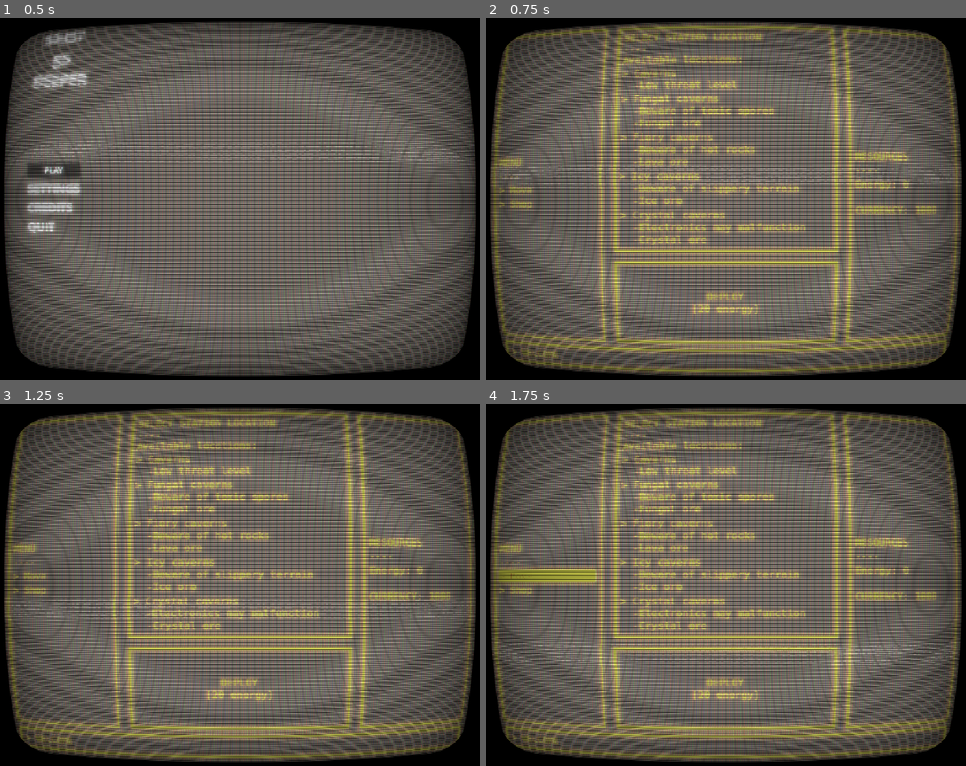
Above: before the commit, frames 1-4 (two rows, left to right).
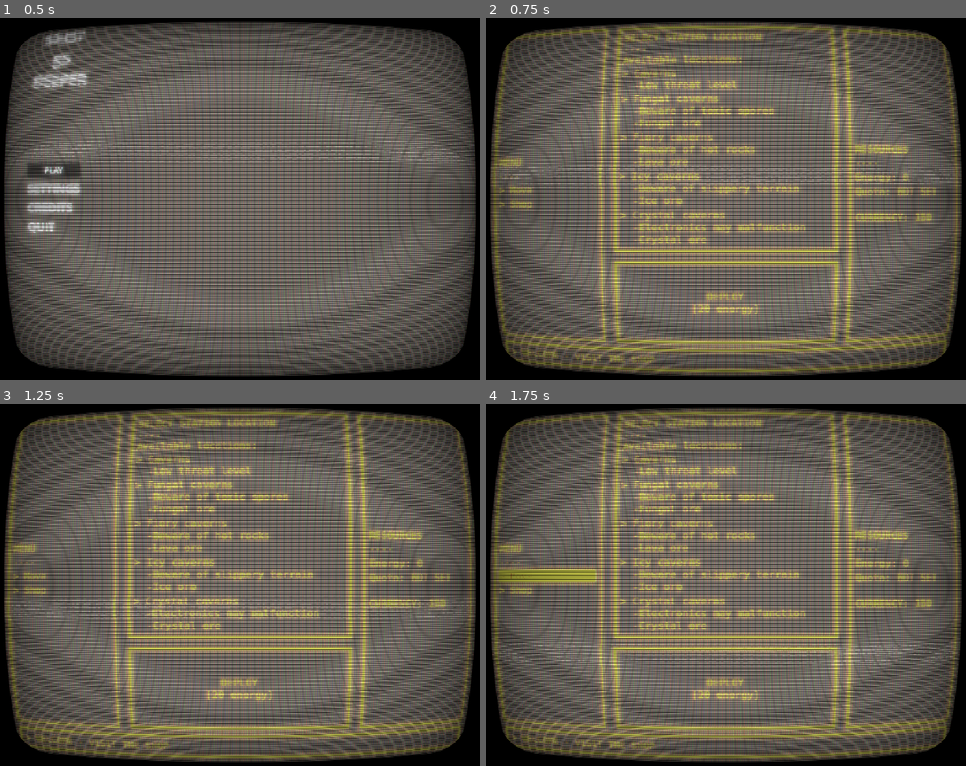
Above: after the commit, the same moments.

Repository: eorten/spelunk5
Game: Godot game, scene res://game/game.tscn
Two runs of this game, one before a commit and one after it. Both use one fixed random seed, a clock stepped at 60 frames per second and the inputs below.
Inputs:
- Up to frame 1 (0.5 s): no input
- Up to frame 2 (0.75 s): click "PLAY" at 0.5 s
- Up to frame 3 (1.25 s): no input
- Up to frame 4 (1.75 s): click "> Move" at 1.25 s

Frame 1 is identical in both runs. In frame 2, 1.7% of the frame differs, in the area x 16-95%, y 34-96%; in frame 3, 1.7%; in frame 4, 1.7%.

Commit message:
added player and animations

Diff:
--- a/characters/ground_mover.gd
+++ b/characters/ground_mover.gd
@@ -1,4 +1,5 @@
 class_name GroundMover extends Node
+
 @export var speed:float
 @export var body:CharacterBody2D
 
--- a/characters/input_controller/player_controller.gd
+++ b/characters/input_controller/player_controller.gd
@@ -3,6 +3,7 @@
 @onready var jumper: Jumper = %Jumper
 @onready var ground_mover: GroundMover = %GroundMover
 @onready var dropper: Dropper = %Dropper
+@onready var animation: AnimationController = $Sprite2D
 
 func initialize():
 	pass
@@ -32,4 +33,18 @@
 		Input.get_axis("move_left", "move_right")
 	)
 
+	#Animations
+	if not is_on_floor():
+		if velocity.y < 0:
+			animation.set_state(AnimationController.MoveState.JUMP)
+		else:
+			animation.set_state(AnimationController.MoveState.FALL)
+	elif animation.last_state == AnimationController.MoveState.FALL:
+		animation.set_state(AnimationController.MoveState.LAND)
+	elif ground_mover._move_input != 0:
+		animation.set_state(AnimationController.MoveState.WALK)
+		animation.set_direction(ground_mover._move_input)
+	else:
+		if animation.last_state in [AnimationController.MoveState.WALK, AnimationController.MoveState.LAND]:
+			animation.set_state(AnimationController.MoveState.IDLE)
 	move_and_slide()
--- a/characters/player/player.tscn
+++ b/characters/player/player.tscn
@@ -1,14 +1,14 @@
-[gd_scene load_steps=10 format=3 uid="uid://dh1otrxy31gke"]
+[gd_scene load_steps=11 format=3 uid="uid://dh1otrxy31gke"]
 
 [ext_resource type="Script" uid="uid://dufydpph45sn7" path="res://characters/input_controller/player_controller.gd" id="1_ixbpm"]
 [ext_resource type="Script" uid="uid://cs6pm4nixudgl" path="res://characters/ground_mover.gd" id="2_c6leb"]
+[ext_resource type="SpriteFrames" uid="uid://d3bgl45g053tu" path="res://textures/character/player_frames.tres" id="2_rpf03"]
 [ext_resource type="Script" uid="uid://b0fbpt3lbgtje" path="res://characters/gravity.gd" id="3_dirf7"]
+[ext_resource type="Script" uid="uid://cjo5rouv8xfoe" path="res://characters/player/player_animation_controller.gd" id="3_x5dtk"]
 [ext_resource type="Script" uid="uid://df83tgk3w70up" path="res://characters/jumper.gd" id="4_idpv6"]
 [ext_resource type="Script" uid="uid://boc4vsfmxlpca" path="res://characters/health.gd" id="5_rpf03"]
 [ext_resource type="Script" uid="uid://cwhfw1xg2bjat" path="res://characters/dropper.gd" id="6_c6leb"]
 [ext_resource type="Texture2D" uid="uid://cruhi523yndhj" path="res://textures/light_tex.tres" id="6_dirf7"]
-
-[sub_resource type="PlaceholderTexture2D" id="PlaceholderTexture2D_y36n6"]
 
 [sub_resource type="RectangleShape2D" id="RectangleShape2D_j8tme"]
 size = Vector2(6, 6.25)
@@ -18,9 +18,12 @@
 collision_mask = 5
 script = ExtResource("1_ixbpm")
 
-[node name="Sprite2D" type="Sprite2D" parent="."]
-scale = Vector2(8, 8)
-texture = SubResource("PlaceholderTexture2D_y36n6")
+[node name="Sprite2D" type="AnimatedSprite2D" parent="."]
+position = Vector2(4, 4)
+scale = Vector2(1, 0.99999994)
+sprite_frames = ExtResource("2_rpf03")
+animation = &"walk_start"
+script = ExtResource("3_x5dtk")
 
 [node name="CollisionShape2D" type="CollisionShape2D" parent="."]
 position = Vector2(4, 5.125)
@@ -63,3 +66,5 @@
 unique_name_in_owner = true
 script = ExtResource("6_c6leb")
 body = NodePath("..")
+
+[connection signal="animation_finished" from="Sprite2D" to="Sprite2D" method="_on_animation_finished"]
--- /dev/null
+++ b/characters/player/player_animation_controller.gd
@@ -0,0 +1,43 @@
+class_name AnimationController extends AnimatedSprite2D
+
+var _locked: bool = false
+enum MoveState{IDLE, WALK, JUMP, LAND, FALL}
+
+var _queued_state = MoveState.IDLE
+var last_state:MoveState
+func set_state(new_state:MoveState):
+	if new_state == last_state: return
+	swap_animation_state(new_state)
+
+func swap_animation_state(new_animation_state:MoveState):
+	if _locked:
+		_queued_state = new_animation_state
+		return
+	last_state = new_animation_state
+	match new_animation_state:
+		MoveState.WALK:
+			play("walk_start")
+		MoveState.JUMP:
+			play("jump")
+		MoveState.FALL:
+			play("fall")
+		MoveState.LAND:
+			play("land")
+			_locked = true
+		MoveState.IDLE:
+			play("idle")
+
+func set_direction(dir:float):
+	var x_scale = roundf(dir)
+	scale.x = x_scale if x_scale else scale.x
+
+func _on_animation_finished():
+	match last_state:
+		MoveState.WALK:
+			play("walk")
+		MoveState.LAND:
+			play("idle")
+	_locked = false
+	if _queued_state:
+		swap_animation_state(_queued_state)
+		_queued_state = null
--- a/game/game.gd
+++ b/game/game.gd
@@ -47,6 +47,9 @@
 		)
 	)
 	EventBus.on_button_pressed_move_location.connect(func(biome:BiomeTypes.Type):
+		if !biomes_data_registry.has(biome):
+			Viewmodel.terminal_vm.set_state(TerminalState.new("Biome not implemented yet"))
+			return
 		_gamestate.biome_selected = true
 		Viewmodel.terminal_menu_screen_vm.set_state(
 			TerminalMenuState.new(TerminalMenuState.CenterPanelState.DESTINATION_SELECTED, biome)
@@ -58,14 +61,14 @@
 		_targeting_system = TargetingSystem.new(world_root, _world, raycast_collision_mask)
 		world_root.initialize(_world, placeable_registry)
 		world_root.create_world()
-		_current_round_data = RoundData.new(-1, 120)
+		_current_round_data = RoundData.new(200, 120)
 		Viewmodel.terminal_vm.set_state(TerminalState.new("location changed to " + BiomeTypes.Type.keys()[biome]))
 		update_resource_ui()
 	)
 
 	EventBus.on_button_pressed_deploy.connect(func():
 		if !_gamestate.biome_selected:
-			Viewmodel.terminal_vm.set_state(TerminalState.new("select destination before deploying"))
+			Viewmodel.terminal_vm.set_state(TerminalState.new("select destination before deploying (menu -> move)"))
 			return;
 		_gamestate.state = GameState.States.PLAYING
 
@@ -110,11 +113,11 @@
 
 	GameEventBus.on_player_hatch_interacted.connect(func():
 		if _gamestate.state != GameState.States.PLAYING:return;
+		Viewmodel.terminal_vm.set_state(TerminalState.new("extracted successfully"))
 		end_run()
 		_player_data.get_inventory().add_inventory(
 			_player.get_inventory()
 		)
-		Viewmodel.terminal_vm.set_state(TerminalState.new("extracted successfully"))
 		update_resource_ui()
 	)
 
@@ -151,11 +154,11 @@
 	#Start game
 	_gamestate = GameState.new(GameState.States.BETWEEN_ROUND, false)
 	_player_data = PlayerData.new()
-	_player_data.get_inventory().get_inventory()["CURRENCY"] = 1000
+	_player_data.get_inventory().get_inventory()["CURRENCY"] = 150
 	Viewmodel.ui_vm.set_state(
 		UIState.new(UIState.Screen.MAIN_MENU)
 	)
-	Viewmodel.terminal_vm.set_state(TerminalState.new("welcome"))
+	Viewmodel.terminal_vm.set_state(TerminalState.new("welcome - visit the shop"))
 	update_resource_ui()
 
 func update_resource_ui():
@@ -163,7 +166,8 @@
 		TerminalMenuRightState.new(
 			_player_data.get_inventory().get_item("currency"),
 			_current_round_data.get_current_energy() if _current_round_data else 0,
-			_player_data.get_inventory().get_inventory()
+			_player_data.get_inventory().get_inventory(),
+			_current_round_data.get_resource_quota() if _current_round_data else "NOT SET"
 		)
 	)
 func update_shop_ui():
@@ -182,12 +186,16 @@
 		Viewmodel.terminal_menu_screen_vm.set_state(
 			TerminalMenuState.new(TerminalMenuState.CenterPanelState.SELECT_DESTINATION)
 		)
+		if _current_round_data.get_resource_quota() > _player_data.get_currency():
+			Viewmodel.terminal_vm.set_state(TerminalState.new("quota not filled - lost round"))
 	else:
 		_gamestate = GameState.new(GameState.States.BETWEEN_RUN, true)
 		var old_state = Viewmodel.terminal_menu_screen_vm.get_state()
 		Viewmodel.terminal_menu_screen_vm.set_state(
 			TerminalMenuState.new(TerminalMenuState.CenterPanelState.DESTINATION_SELECTED, old_state.selected_destination)
 		)
+
+
 
 func update_hud(player:Player):
 	#var old_state := Viewmodel.hud_vm.get_state() as HUDState
--- a/game/game.tscn
+++ b/game/game.tscn
@@ -53,6 +53,10 @@
 shader_parameter/clip_warp = false
 shader_parameter/vignette_intensity = 0.4
 shader_parameter/vignette_opacity = 0.5
+
+[sub_resource type="ShaderMaterial" id="ShaderMaterial_jucfl"]
+shader = ExtResource("20_q52ks")
+shader_parameter/levels = 24
 
 [sub_resource type="TileSetAtlasSource" id="TileSetAtlasSource_b686c"]
 texture = ExtResource("7_vsp63")
@@ -137,10 +141,6 @@
 sources/0 = SubResource("TileSetAtlasSource_q52ks")
 sources/1 = SubResource("TileSetAtlasSource_jucfl")
 
-[sub_resource type="ShaderMaterial" id="ShaderMaterial_jucfl"]
-shader = ExtResource("20_q52ks")
-shader_parameter/levels = 24
-
 [node name="Game" type="Node"]
 script = ExtResource("1_hb504")
 raycast_collision_mask = 9
@@ -247,7 +247,6 @@
 
 [node name="TerminalMenuScreen" parent="UI" instance=ExtResource("8_mhvfb")]
 unique_name_in_owner = true
-visible = false
 
 [node name="HUDScreen" parent="UI" instance=ExtResource("16_mhvfb")]
 unique_name_in_owner = true
@@ -284,6 +283,19 @@
 grow_vertical = 2
 mouse_filter = 2
 
+[node name="CanvasLayer" type="CanvasLayer" parent="."]
+
+[node name="ColorRect" type="ColorRect" parent="CanvasLayer"]
+material = SubResource("ShaderMaterial_jucfl")
+anchors_preset = 15
+anchor_right = 1.0
+anchor_bottom = 1.0
+grow_horizontal = 2
+grow_vertical = 2
+size_flags_horizontal = 3
+size_flags_vertical = 3
+mouse_filter = 2
+
 [node name="WorldRoot" type="Node2D" parent="."]
 unique_name_in_owner = true
 script = ExtResource("6_ln7ps")
@@ -320,16 +332,3 @@
 [node name="TileMapLayer" type="TileMapLayer" parent="WorldRoot/OccluderRenderer"]
 unique_name_in_owner = true
 tile_set = SubResource("TileSet_jdpby")
-
-[node name="BackBufferCopy" type="BackBufferCopy" parent="."]
-position = Vector2(365.5, 206)
-scale = Vector2(4.655, 3.06)
-copy_mode = 2
-
-[node name="ColorRect" type="ColorRect" parent="."]
-material = SubResource("ShaderMaterial_jucfl")
-anchors_preset = 15
-anchor_right = 1.0
-anchor_bottom = 1.0
-grow_horizontal = 2
-grow_vertical = 2
--- a/game/systems/round_data.gd
+++ b/game/systems/round_data.gd
@@ -14,3 +14,5 @@
 	return _run_energy <= 0
 func get_current_energy() -> int:
 	return _run_energy
+func get_resource_quota() -> int:
+	return _resource_quota
--- a/game/ui/terminal_menu_screen/terminal_menu_right_state.gd
+++ b/game/ui/terminal_menu_screen/terminal_menu_right_state.gd
@@ -1,9 +1,11 @@
 class_name TerminalMenuRightState extends RefCounted
 
 var currency:int
+var quota
 var energy:int
 var ores:Dictionary
-func _init(currency:int, energy:int, ores:Dictionary) -> void:
+func _init(currency:int, energy:int, ores:Dictionary, quota) -> void:
 	self.currency = currency
 	self.energy = energy
 	self.ores = ores
+	self.quota = quota
--- a/game/ui/terminal_menu_screen/terminal_menu_screen.gd
+++ b/game/ui/terminal_menu_screen/terminal_menu_screen.gd
@@ -5,6 +5,7 @@
 @onready var ice_cave_button: Button = %IceCaveButton
 @onready var crystal_cave_button: Button = %CrystalCaveButton
 @onready var deploy_button: Button = %DeployButton
+@onready var quota_label: Label = %QuotaLabel
 
 @onready var select_destination_panel: PanelContainer = %SelectDestinationPanel
 @onready var destination_selected_panel: PanelContainer = %DestinationSelectedPanel
@@ -47,6 +48,7 @@
 		terminal_text.text = new_state.text
 	)
 	Viewmodel.terminal_menu_right_vm.state_changed.connect(func(new_state:TerminalMenuRightState):
+		quota_label.text = "Quota: " + str(new_state.quota)
 		energy_label.text = "Energy: " + str(new_state.energy)
 		ore_label.text = ""
 		for k in new_state.ores:
--- a/game/ui/terminal_menu_screen/terminal_menu_screen.tscn
+++ b/game/ui/terminal_menu_screen/terminal_menu_screen.tscn
@@ -102,6 +102,12 @@
 text = "Energy: 20%"
 vertical_alignment = 1
 
+[node name="QuotaLabel" type="Label" parent="ResourceSideBar/PanelContainer/VBoxContainer"]
+unique_name_in_owner = true
+layout_mode = 2
+text = "Quota: "
+vertical_alignment = 1
+
 [node name="Spacer" type="Control" parent="ResourceSideBar/PanelContainer/VBoxContainer"]
 custom_minimum_size = Vector2(0, 19.56)
 layout_mode = 2
--- a/game/world/world.gd
+++ b/game/world/world.gd
@@ -52,7 +52,11 @@
 	#print( TileType.Type.keys()[terrain])
 	#return (terrain == TileType.Type.AIR && placeable == PlaceableTypes.Type.EMPTY) or (terrain == TileType.Type.PLACEABLE && placeable == PlaceableTypes.Type.SPAWN)
 	return terrain == TileType.Type.AIR or terrain == TileType.Type.STONE or placeable == PlaceableTypes.Type.SPAWN
-
+func tile_is_air(pos:Vector2i):
+	var placeable = _world_placeables.get(pos, PlaceableTypes.Type.EMPTY)
+	var terrain = _world_cells.get(pos)
+	return (terrain == TileType.Type.AIR && placeable == PlaceableTypes.Type.EMPTY) or (terrain == TileType.Type.PLACEABLE && placeable == PlaceableTypes.Type.SPAWN)
+	#return terrain == TileType.Type.AIR or terrain == TileType.Type.STONE or placeable == PlaceableTypes.Type.SPAWN
 func terrain_at_pos_is(pos:Vector2i, type:TileType.Type):
 	var terrain = _world_cells.get(pos)
 	return terrain == type
--- a/placeables/lamp.tscn
+++ b/placeables/lamp.tscn
@@ -11,7 +11,6 @@
 
 [node name="PointLight2D" type="PointLight2D" parent="."]
 position = Vector2(4, 4)
-energy = 0.5
+color = Color(0.98083335, 1, 0.77, 1)
 blend_mode = 2
 texture = ExtResource("2_ci2a8")
-texture_scale = 0.5
--- /dev/null
+++ b/textures/character/fall.tres
@@ -0,0 +1,7 @@
+[gd_resource type="AtlasTexture" load_steps=2 format=3 uid="uid://fcemce0pofrj"]
+
+[ext_resource type="Texture2D" uid="uid://sbriumvuouaw" path="res://textures/character/character_spritesheet.png" id="1_shkla"]
+
+[resource]
+atlas = ExtResource("1_shkla")
+region = Rect2(0, 16, 8, 8)
--- /dev/null
+++ b/textures/character/idle_1.tres
@@ -0,0 +1,7 @@
+[gd_resource type="AtlasTexture" load_steps=2 format=3 uid="uid://dfiu6wae6i3gr"]
+
+[ext_resource type="Texture2D" uid="uid://ba16xvsp8toy5" path="res://textures/character/character_spritesheet.png" id="1_ioqle"]
+
+[resource]
+atlas = ExtResource("1_ioqle")
+region = Rect2(0, 32, 8, 8)
--- /dev/null
+++ b/textures/character/idle_2.tres
@@ -0,0 +1,7 @@
+[gd_resource type="AtlasTexture" load_steps=2 format=3 uid="uid://blr5txypf5owd"]
+
+[ext_resource type="Texture2D" uid="uid://ba16xvsp8toy5" path="res://textures/character/character_spritesheet.png" id="1_01u1v"]
+
+[resource]
+atlas = ExtResource("1_01u1v")
+region = Rect2(8, 32, 8, 8)
--- /dev/null
+++ b/textures/character/jump.tres
@@ -0,0 +1,7 @@
+[gd_resource type="AtlasTexture" load_steps=2 format=3 uid="uid://bh0x635g2eo22"]
+
+[ext_resource type="Texture2D" uid="uid://sbriumvuouaw" path="res://textures/character/character_spritesheet.png" id="1_oi7iy"]
+
+[resource]
+atlas = ExtResource("1_oi7iy")
+region = Rect2(0, 8, 8, 8)
--- /dev/null
+++ b/textures/character/land_1.tres
@@ -0,0 +1,7 @@
+[gd_resource type="AtlasTexture" load_steps=2 format=3 uid="uid://dableauqijsao"]
+
+[ext_resource type="Texture2D" uid="uid://sbriumvuouaw" path="res://textures/character/character_spritesheet.png" id="1_v7fub"]
+
+[resource]
+atlas = ExtResource("1_v7fub")
+region = Rect2(0, 24, 8, 8)
--- /dev/null
+++ b/textures/character/land_2.tres
@@ -0,0 +1,7 @@
+[gd_resource type="AtlasTexture" load_steps=2 format=3 uid="uid://5u0o74qhxb7c"]
+
+[ext_resource type="Texture2D" uid="uid://sbriumvuouaw" path="res://textures/character/character_spritesheet.png" id="1_ekn5y"]
+
+[resource]
+atlas = ExtResource("1_ekn5y")
+region = Rect2(8, 24, 8, 8)
--- /dev/null
+++ b/textures/character/player_frames.tres
@@ -0,0 +1,75 @@
+[gd_resource type="SpriteFrames" load_steps=11 format=3 uid="uid://d3bgl45g053tu"]
+
+[ext_resource type="Texture2D" path="res://textures/character/fall.tres" id="1_gu7eo"]
+[ext_resource type="Texture2D" path="res://textures/character/idle_1.tres" id="2_w3ux6"]
+[ext_resource type="Texture2D" path="res://textures/character/idle_2.tres" id="3_6b8ua"]
+[ext_resource type="Texture2D" path="res://textures/character/jump.tres" id="4_ydutl"]
+[ext_resource type="Texture2D" path="res://textures/character/land_1.tres" id="5_2vghv"]
+[ext_resource type="Texture2D" path="res://textures/character/land_2.tres" id="6_jeoek"]
+[ext_resource type="Texture2D" path="res://textures/character/walk_1.tres" id="7_um5ae"]
+[ext_resource type="Texture2D" path="res://textures/character/walk_2.tres" id="8_qb65v"]
+[ext_resource type="Texture2D" path="res://textures/character/walk_start_1.tres" id="9_1qr6e"]
+[ext_resource type="Texture2D" path="res://textures/character/walk_start_2.tres" id="10_md23t"]
+
+[resource]
+animations = [{
+"frames": [{
+"duration": 1.0,
+"texture": ExtResource("1_gu7eo")
+}],
+"loop": true,
+"name": &"fall",
+"speed": 5.0
+}, {
+"frames": [{
+"duration": 1.0,
+"texture": ExtResource("2_w3ux6")
+}, {
+"duration": 1.0,
+"texture": ExtResource("3_6b8ua")
+}],
+"loop": true,
+"name": &"idle",
+"speed": 5.0
+}, {
+"frames": [{
+"duration": 1.0,
+"texture": ExtResource("4_ydutl")
+}],
+"loop": true,
+"name": &"jump",
+"speed": 5.0
+}, {
+"frames": [{
+"duration": 1.0,
+"texture": ExtResource("5_2vghv")
+}, {
+"duration": 1.0,
+"texture": ExtResource("6_jeoek")
+}],
+"loop": false,
+"name": &"land",
+"speed": 15.0
+}, {
+"frames": [{
+"duration": 1.0,
+"texture": ExtResource("7_um5ae")
+}, {
+"duration": 1.0,
+"texture": ExtResource("8_qb65v")
+}],
+"loop": true,
+"name": &"walk",
+"speed": 5.0
+}, {
+"frames": [{
+"duration": 1.0,
+"texture": ExtResource("9_1qr6e")
+}, {
+"duration": 1.0,
+"texture": ExtResource("10_md23t")
+}],
+"loop": false,
+"name": &"walk_start",
+"speed": 5.0
+}]
--- /dev/null
+++ b/textures/character/walk_1.tres
@@ -0,0 +1,7 @@
+[gd_resource type="AtlasTexture" load_steps=2 format=3 uid="uid://cfm3nqs1wp17x"]
+
+[ext_resource type="Texture2D" uid="uid://ba16xvsp8toy5" path="res://textures/character/character_spritesheet.png" id="1_mtibv"]
+
+[resource]
+atlas = ExtResource("1_mtibv")
+region = Rect2(48, 0, 8, 8)
--- /dev/null
+++ b/textures/character/walk_2.tres
@@ -0,0 +1,7 @@
+[gd_resource type="AtlasTexture" load_steps=2 format=3 uid="uid://d12o7bdv48ar2"]
+
+[ext_resource type="Texture2D" uid="uid://ba16xvsp8toy5" path="res://textures/character/character_spritesheet.png" id="1_fbo2h"]
+
+[resource]
+atlas = ExtResource("1_fbo2h")
+region = Rect2(56, 0, 8, 8)
--- /dev/null
+++ b/textures/character/walk_start_1.tres
@@ -0,0 +1,7 @@
+[gd_resource type="AtlasTexture" load_steps=2 format=3 uid="uid://bylatrxad7vfw"]
+
+[ext_resource type="Texture2D" uid="uid://ba16xvsp8toy5" path="res://textures/character/character_spritesheet.png" id="1_31ml0"]
+
+[resource]
+atlas = ExtResource("1_31ml0")
+region = Rect2(0, 0, 8, 8)
--- /dev/null
+++ b/textures/character/walk_start_2.tres
@@ -0,0 +1,7 @@
+[gd_resource type="AtlasTexture" load_steps=2 format=3 uid="uid://ca3l4gmopxqpc"]
+
+[ext_resource type="Texture2D" uid="uid://ba16xvsp8toy5" path="res://textures/character/character_spritesheet.png" id="1_iga38"]
+
+[resource]
+atlas = ExtResource("1_iga38")
+region = Rect2(8, 0, 8, 8)
Not shown, added: characters/player/player_animation_controller.gd.uid
Not shown: 1 places in game/world/character_spawnpoint/spawnpoint_tex.tres that only renumber resources
Not shown, added: licenses/godot.txt
Not shown, changed: textures/character/character_spritesheet.png.import
